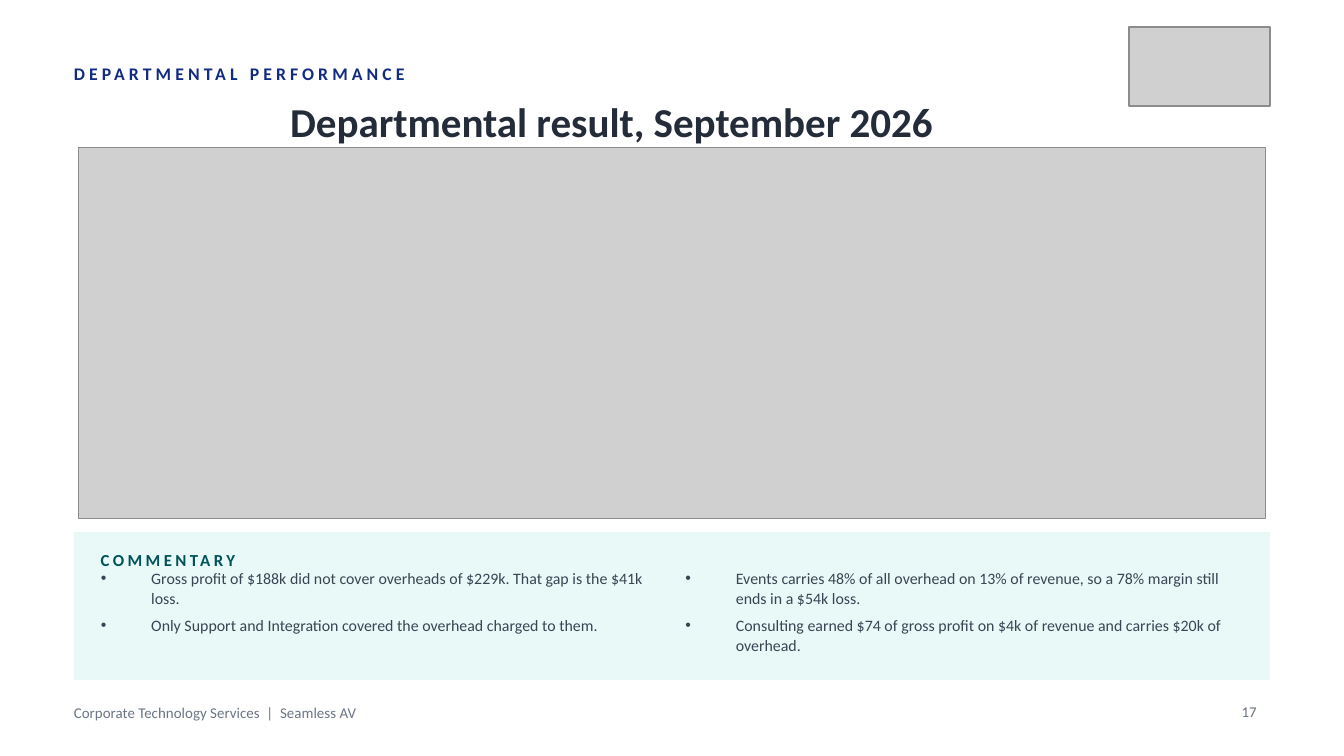
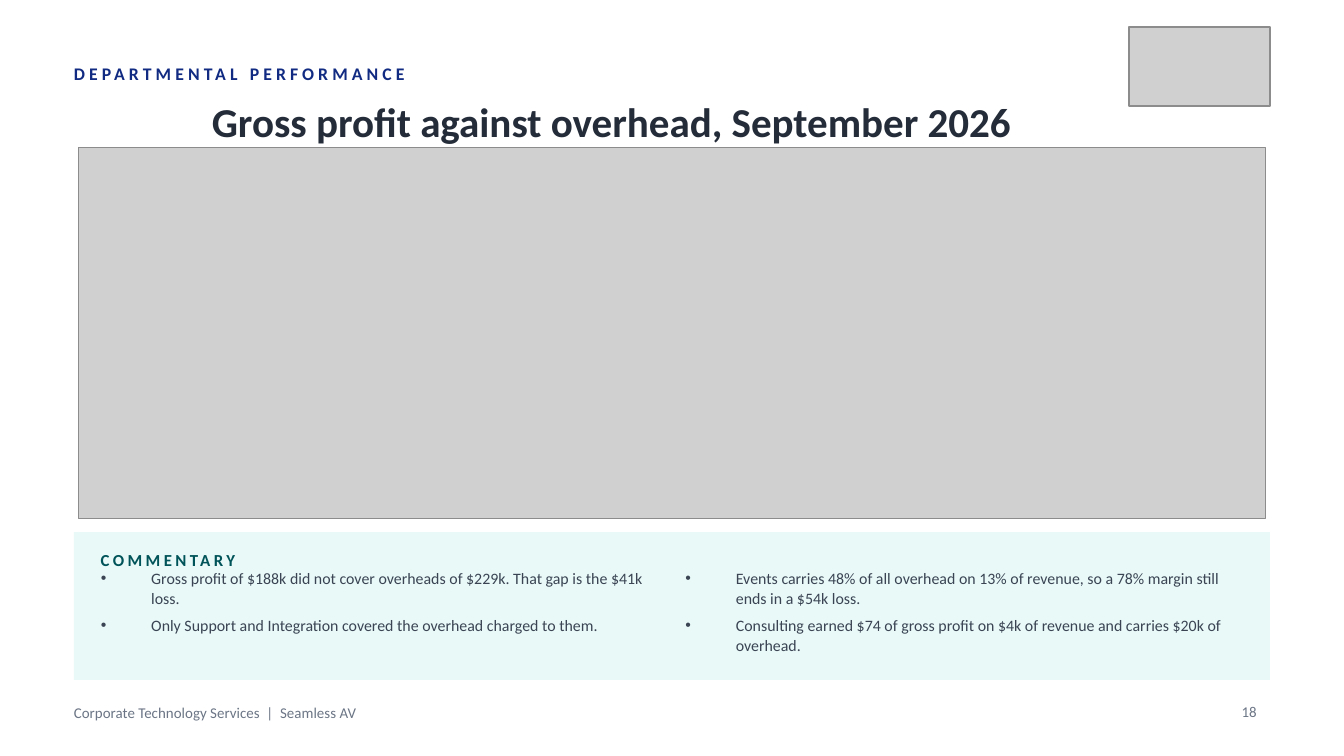
Before and after one commit to WesleyNelson-O33/Claude, a slide deck: slide 18 of deck/CTS Monthly Business Review - 30092026.pptx (slide 17 before the commit). Drawn at 1344x756 pixels with LibreOffice and Linux fonts; fonts in the diff are those of the drawing; grey boxes stand for pictures. Boxes give left, top, right and bottom in pixels: in the first picture for what was removed or moved away, otherwise in the second. Text is boxed around its words. In the diff, an @@ line names an element or a change of style, - is before the commit and + after.

```diff
--- a/deck/CTS Monthly Business Review - 30092026.pptx
+++ b/deck/CTS Monthly Business Review - 30092026.pptx
@@ text at (212,108,1011,144): text changed @@
-Departmental result, September 2026
+Gross profit against overhead, September 2026
@@ page number at (1242,707,1257,717): text changed @@
-17
+18
```
Also in this commit, not shown: 1 other slide changed, 1 slide added, 13 other files.
